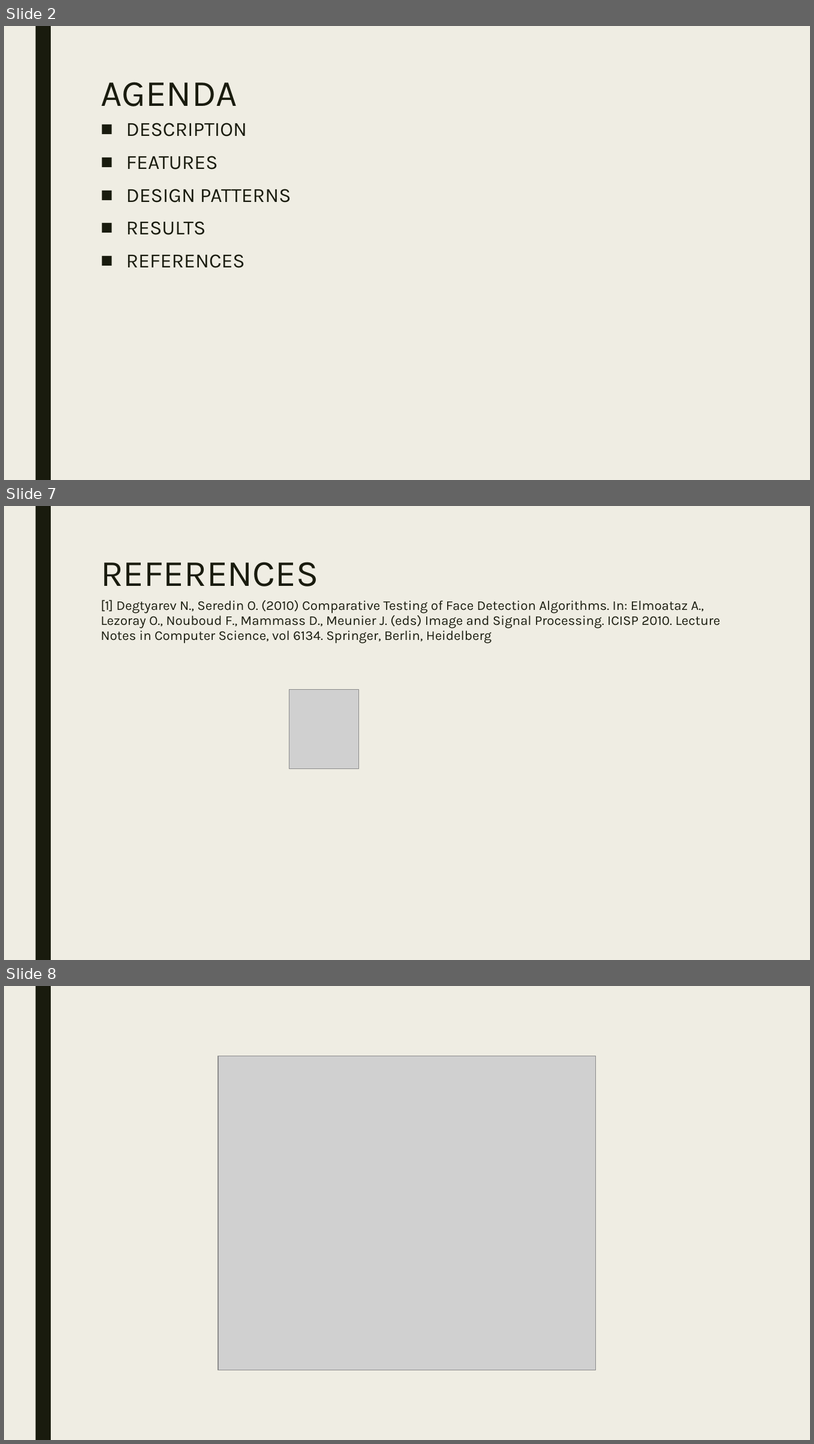
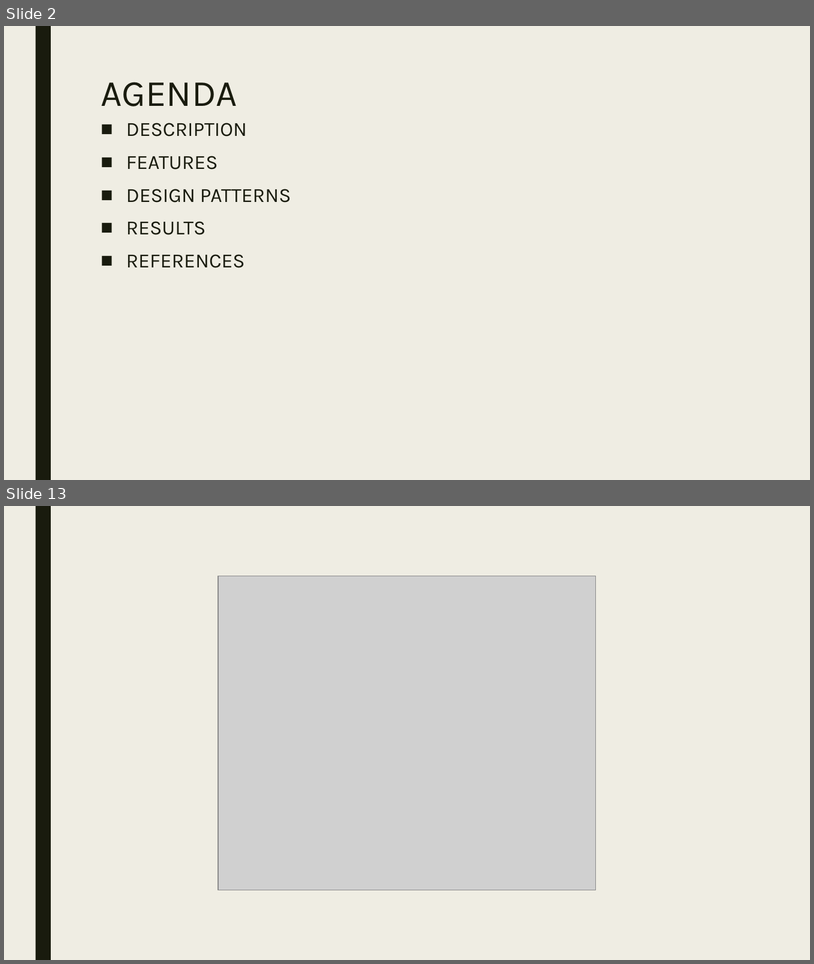
Before and after one commit to gozuacik/cmp5151, a slide deck: sunum_necip_gozuacik_okan_buyuktepe_v1.pptx. Shown one above the other, each under a label of ours: slides 2, 7 and 8 before the commit, slides 2 and 13 after it; the slides between them are not shown. The pictures are 814x1444 and 814x964 pixels, drawn with LibreOffice and Linux fonts; fonts in the diff are those of the drawing; grey boxes stand for pictures. Boxes give left, top, right and bottom in pixels: in the first picture for what was removed or moved away, otherwise in the second. Text is boxed around its words. In the diff, an @@ line names an element or a change of style, - is before the commit and + after.

```diff
--- a/sunum_necip_gozuacik_okan_buyuktepe_v1.pptx
+++ b/sunum_necip_gozuacik_okan_buyuktepe_v1.pptx
@@ slide 7 removed at (x1=4, y1=506, x2=810, y2=960), background #EFEDE3; not listed: 1 template element that a slide beside it also shows @@
@@ title removed at (x1=101, y1=562, x2=318, y2=586) @@
-REFERENCES
@@ text removed at (x1=101, y1=600, x2=721, y2=643) @@
-[1] Degtyarev N., Seredin O. (2010) Comparative Testing of Face Detection Algorithms. In: Elmoataz A., Lezoray O., Nouboud F., Mammass D., Meunier J. (eds) Image and Signal Processing. ICISP 2010. Lecture Notes in Computer Science, vol 6134. Springer, Berlin, Heidelberg
@@ picture removed at (x1=290, y1=690, x2=359, y2=769) @@
@@ what was slide 8 is now slide 13 @@
```
Also in this commit, not shown: 4 slides changed, 6 slides added, 3 other files.
